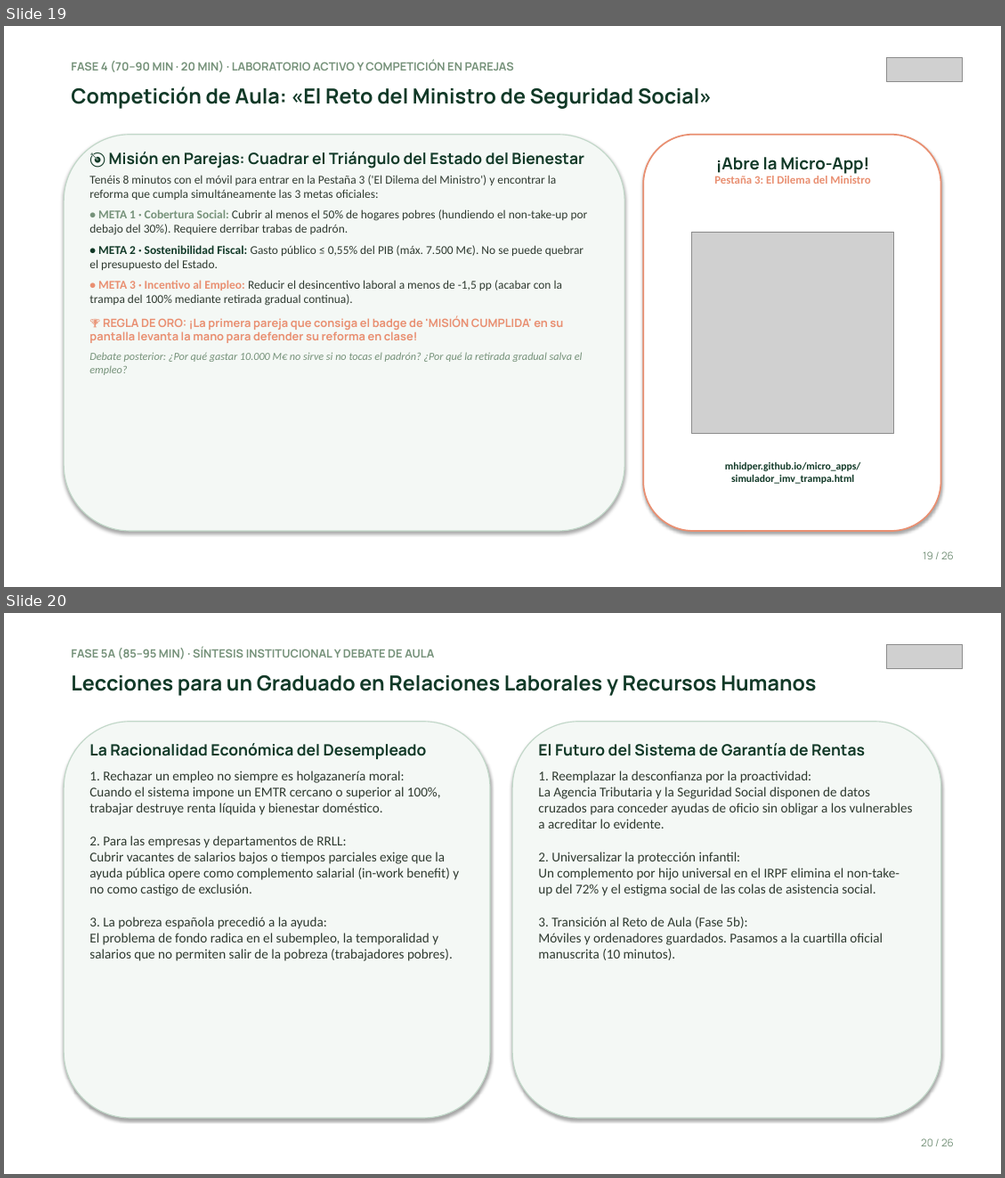
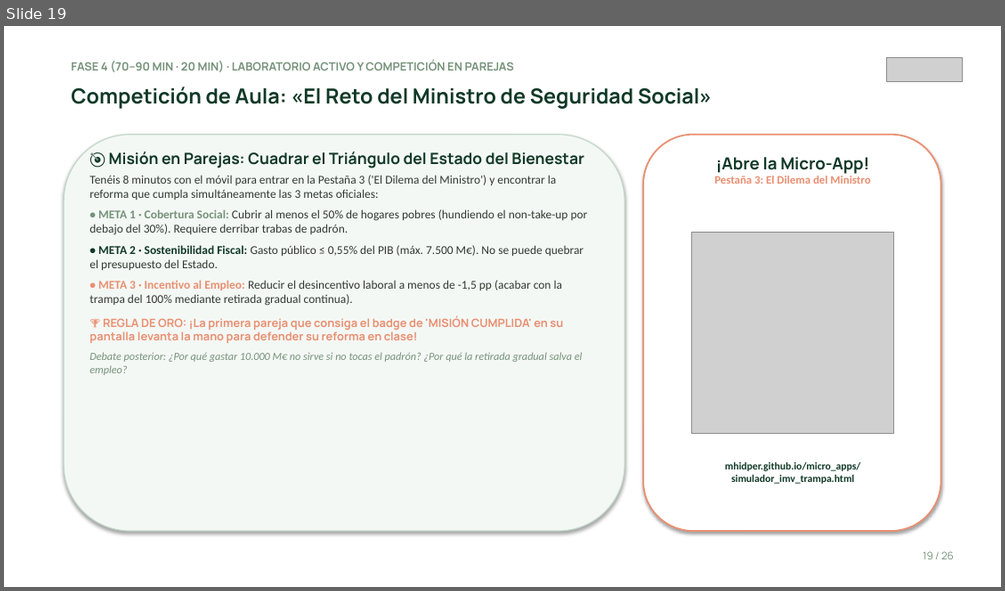
Before and after one commit to mhidper/PSSLL2627, a slide deck: Temas EB/Sesiones EB/Sesion 11/Sesion 11 - Garantia de rentas, trampa de la pobreza e Ingreso Minimo Vital.pptx. Shown one above the other, each under a label of ours: slides 19 and 20 before the commit, slide 19 after it. The pictures are 1005x1178 and 1005x591 pixels, drawn with LibreOffice and Linux fonts; fonts in the diff are those of the drawing; grey boxes stand for pictures. Boxes give left, top, right and bottom in pixels: in the first picture for what was removed or moved away, otherwise in the second. Text is boxed around its words. In the diff, an @@ line names an element or a change of style, - is before the commit and + after.

```diff
--- a/Temas EB/Sesiones EB/Sesion 11/Sesion 11 - Garantia de rentas, trampa de la pobreza e Ingreso Minimo Vital.pptx
+++ b/Temas EB/Sesiones EB/Sesion 11/Sesion 11 - Garantia de rentas, trampa de la pobreza e Ingreso Minimo Vital.pptx
@@ slide 20 removed at (x1=4, y1=613, x2=1001, y2=1174), background #FFFFFF @@
@@ text removed at (x1=71, y1=647, x2=434, y2=659) @@
-FASE 5A (85–95 MIN) · SÍNTESIS INSTITUCIONAL Y DEBATE DE AULA
@@ picture removed at (x1=886, y1=644, x2=962, y2=668) @@
@@ text removed at (x1=71, y1=675, x2=816, y2=696) @@
-Lecciones para un Graduado en Relaciones Laborales y Recursos Humanos
@@ rounded rectangle removed at (x1=64, y1=722, x2=490, y2=1118) @@
@@ text removed at (x1=89, y1=743, x2=459, y2=961) @@
-La Racionalidad Económica del Desempleado
-1. Rechazar un empleo no siempre es holgazanería moral:
-Cuando el sistema impone un EMTR cercano o superior al 100%, trabajar destruye renta líquida y bienestar doméstico.
-2. Para las empresas y departamentos de RRLL:
-Cubrir vacantes de salarios bajos o tiempos parciales exige que la ayuda pública opere como complemento salarial (in-work benefit) y no como castigo de exclusión.
-3. La pobreza española precedió a la ayuda:
-El problema de fondo radica en el subempleo, la temporalidad y salarios que no permiten salir de la pobreza (trabajadores pobres).
@@ rounded rectangle removed at (x1=512, y1=722, x2=941, y2=1118) @@
@@ text removed at (x1=538, y1=743, x2=913, y2=960) @@
-El Futuro del Sistema de Garantía de Rentas
-1. Reemplazar la desconfianza por la proactividad:
-La Agencia Tributaria y la Seguridad Social disponen de datos cruzados para conceder ayudas de oficio sin obligar a los vulnerables a acreditar lo evidente.
-2. Universalizar la protección infantil:
-Un complemento por hijo universal en el IRPF elimina el non-take-up del 72% y el estigma social de las colas de asistencia social.
-3. Transición al Reto de Aula (Fase 5b):
-Móviles y ordenadores guardados. Pasamos a la cuartilla oficial manuscrita (10 minutos).
@@ text removed at (x1=921, y1=1138, x2=954, y2=1146) @@
-20 / 26
```
Also in this commit, not shown: 2 slides changed, 4 other slides removed, 23 other files.
